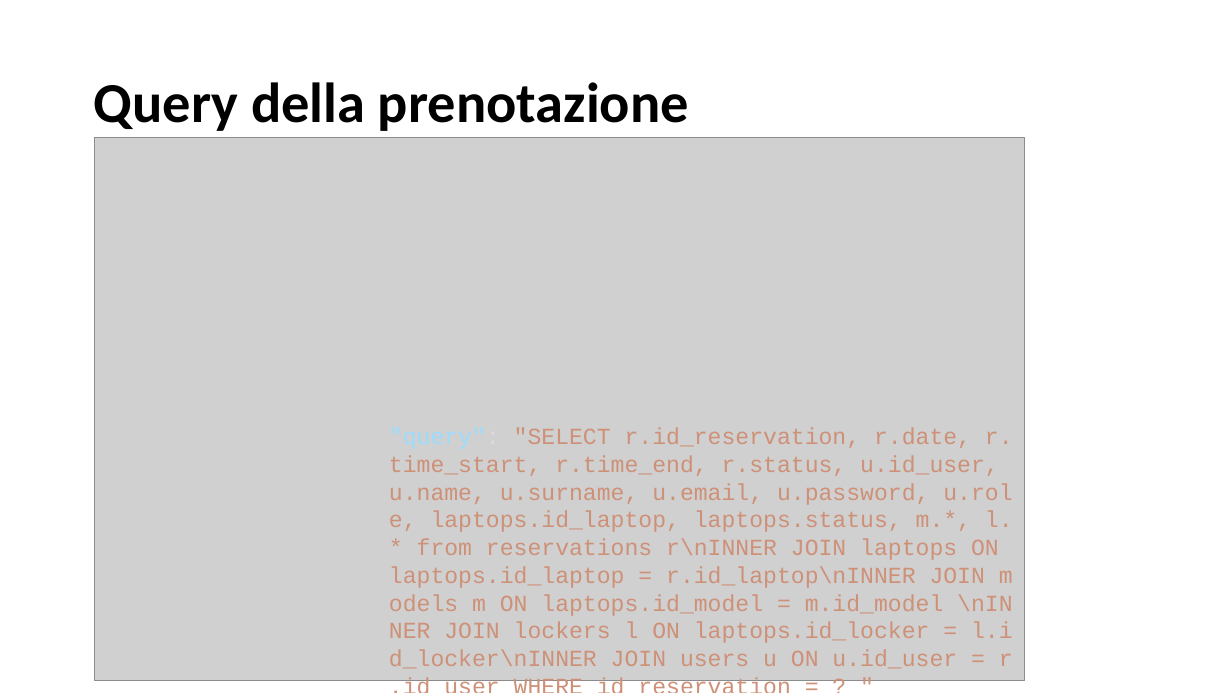
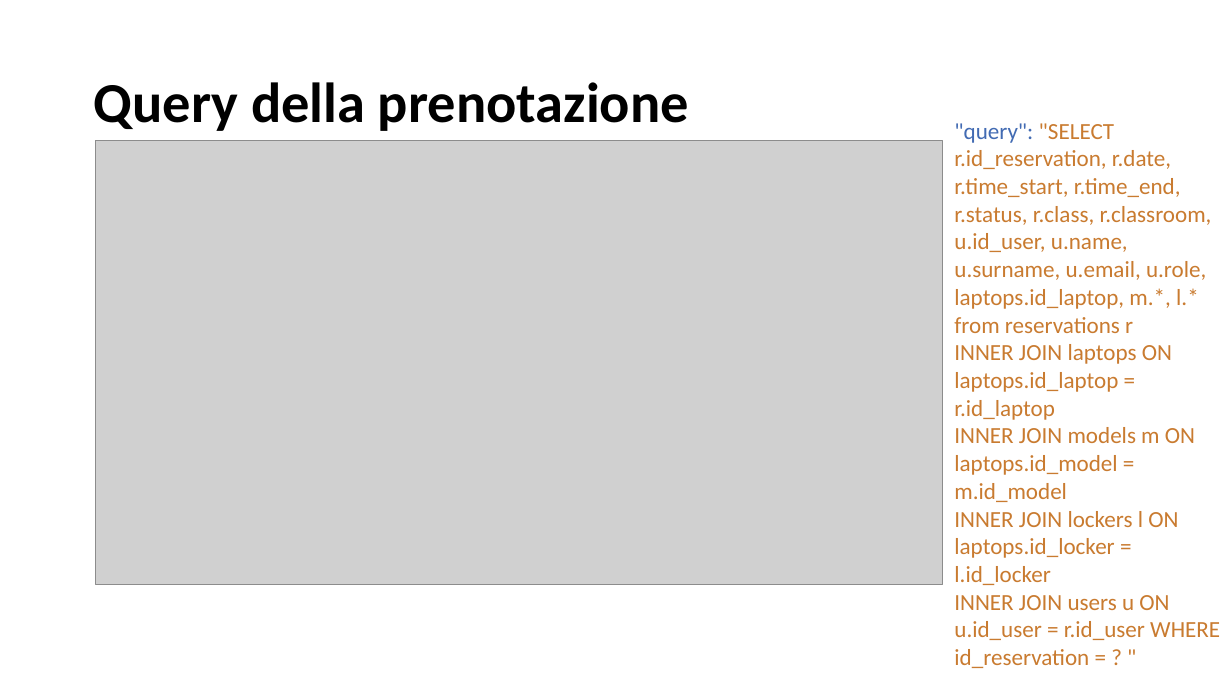
Before and after one commit to Sgombro/AvoLaptops, a slide deck: slide 9 of docs/AvoLaptops API.pptx (slide 8 before the commit). Drawn at 1232x693 pixels with LibreOffice and Linux fonts; fonts in the diff are those of the drawing; grey boxes stand for pictures. Boxes give left, top, right and bottom in pixels: in the first picture for what was removed or moved away, otherwise in the second. Text is boxed around its words. In the diff, an @@ line names an element or a change of style, - is before the commit and + after.

Commit message:
Update AvoLaptops API presentation
Replace the docs/AvoLaptops API.pptx file with an updated binary presentation. No code changes; only the documentation slide deck was updated.

```diff
--- a/docs/AvoLaptops API.pptx
+++ b/docs/AvoLaptops API.pptx
@@ picture: place and size @@
-picture at [94, 138, 1024, 680]
+picture at [96, 140, 943, 585]
@@ text at [954, 123, 1220, 668]: text changed; font Courier New to Calibri; text colour #CE9178 to #C97B30 @@
-"query": "SELECT r.id_reservation, r.date, r.time_start, r.time_end, r.status, u.id_user, u.name, u.surname, u.email, u.password, u.role, laptops.id_laptop, laptops.status, m.*, l.* from reservations r\nINNER JOIN laptops ON laptops.id_laptop = r.id_laptop\nINNER JOIN models m ON laptops.id_model = m.id_model \nINNER JOIN lockers l ON laptops.id_locker = l.id_locker\nINNER JOIN users u ON u.id_user = r.id_user WHERE id_reservation = ? "
+"query": "SELECT r.id_reservation, r.date, r.time_start, r.time_end, r.status, r.class, r.classroom, u.id_user, u.name, u.surname, u.email, u.role, laptops.id_laptop, m.*, l.* from reservations r
+INNER JOIN laptops ON laptops.id_laptop = r.id_laptop
+INNER JOIN models m ON laptops.id_model = m.id_model
+INNER JOIN lockers l ON laptops.id_locker = l.id_locker
+INNER JOIN users u ON u.id_user = r.id_user WHERE id_reservation = ? "
```
Also in this commit, not shown: 2 other slides changed, 1 slide added.
